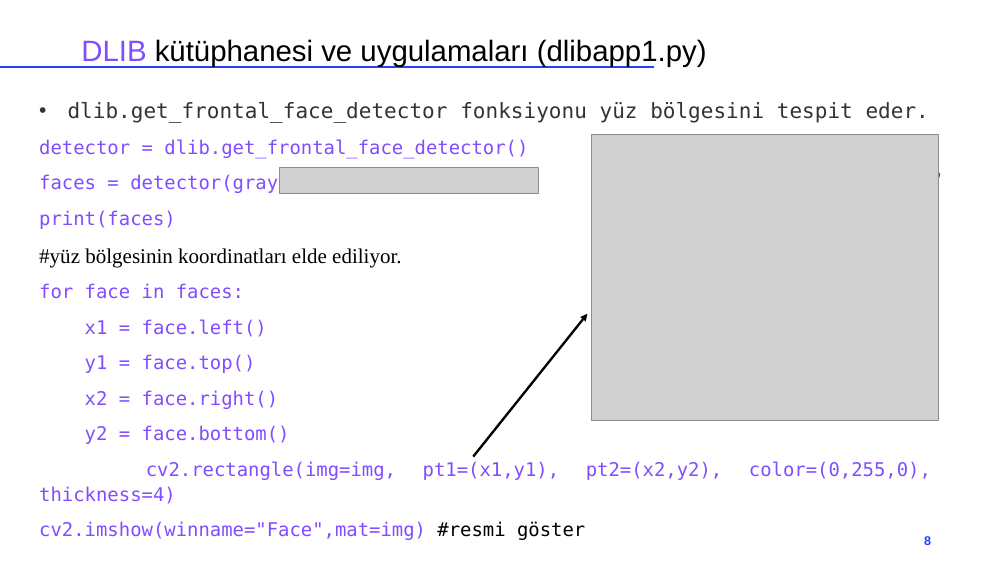
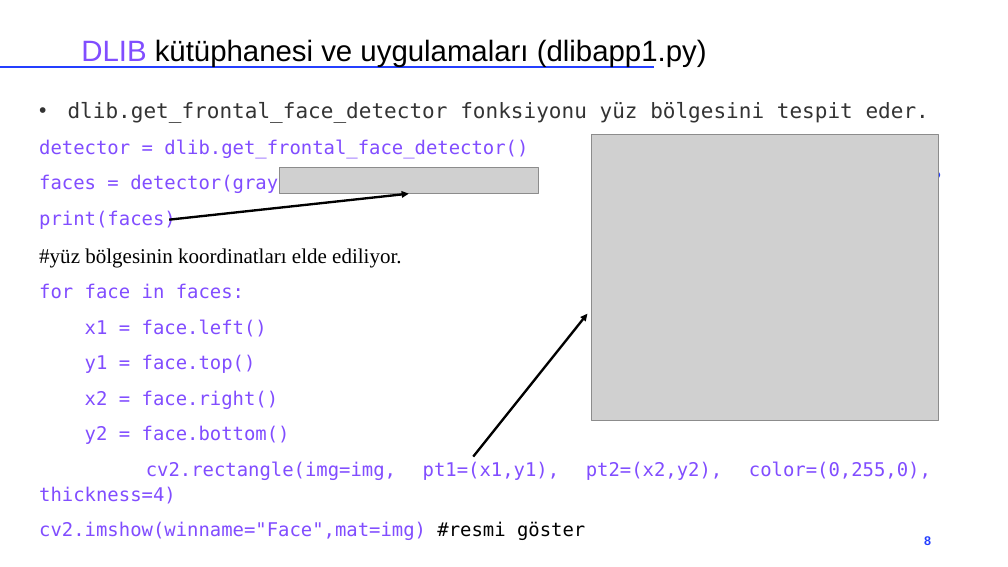
Before and after one commit to akaraci/DerinOgrenmeGercekZamanliSistemler, a slide deck: slide 8 of Sunumlar/Sunum-1.pptx. Drawn at 1008x567 pixels with LibreOffice and Linux fonts; fonts in the diff are those of the drawing; grey boxes stand for pictures. Boxes give left, top, right and bottom in pixels: in the first picture for what was removed or moved away, otherwise in the second. Text is boxed around its words. In the diff, an @@ line names an element or a change of style, - is before the commit and + after.

```diff
--- a/Sunumlar/Sunum-1.pptx
+++ b/Sunumlar/Sunum-1.pptx
@@ arrow added from (169, 220) to (409, 194), #000000 2.25 pt @@
```
Also in this commit, not shown: 3 other slides changed.
